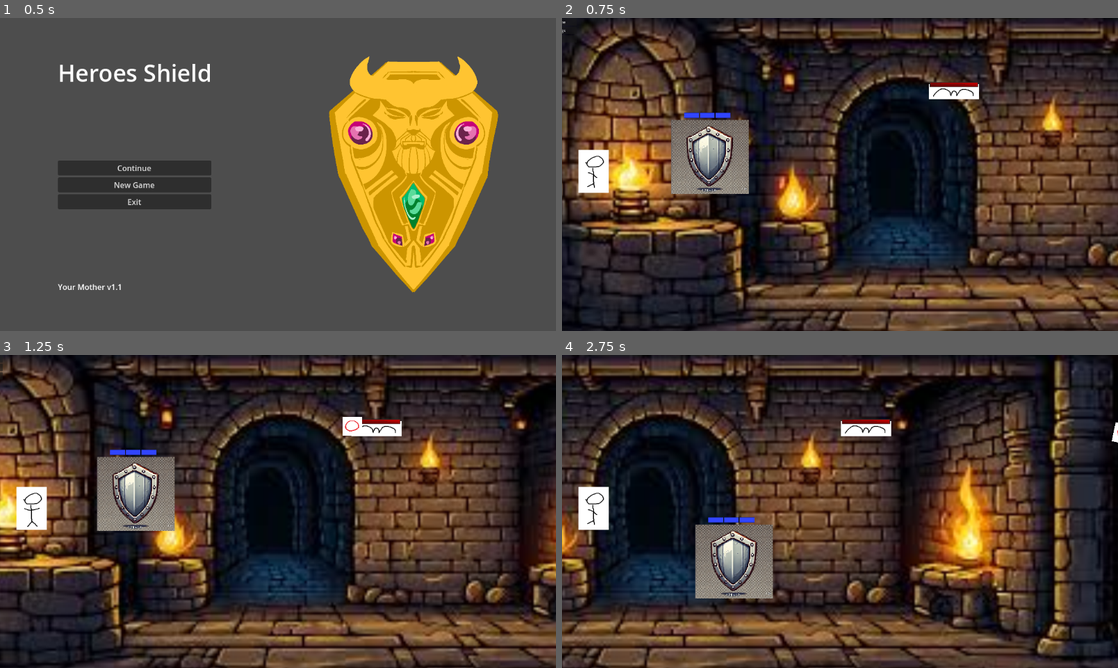
Above: before the commit, frames 1-4 (two rows, left to right).
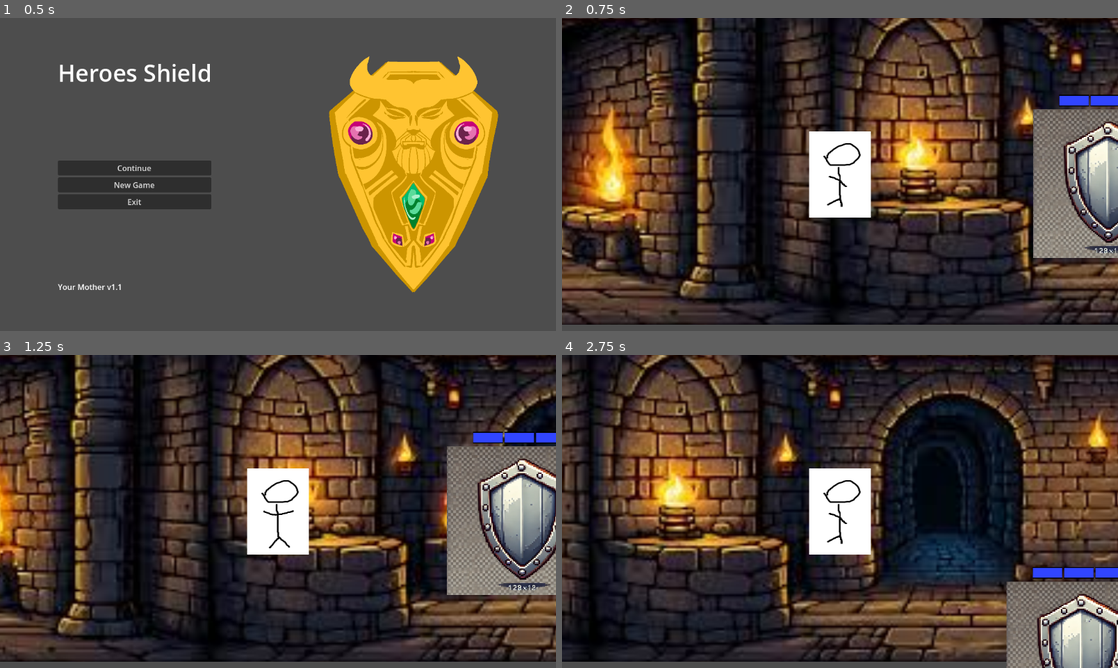
Above: after the commit, the same moments.

Repository: Cookie-Tin-Studios/Heroes-Shield
Game: Godot game, scene res://scenes/menu/main_menu.tscn
Same seed, same stepped clock (60 frames per second), same inputs: the game is played once before the commit and once after it.
Inputs (mouse positions are in pixels of both pictures, inside the frame that each line leads up to):
- Up to frame 1 (0.5 s): no input
- Up to frame 2 (0.75 s): click "New Game" at 0.5 s
- Up to frame 3 (1.25 s): no input
- Up to frame 4 (2.75 s): move the mouse to (962, 495) at 1.27 s; hold Right (ui_right) 1.28-2.03 s; click (962, 495) at 1.35 s; move the mouse to (728, 527) at 2.02 s; hold Down (ui_down) from 2.03 s (still down); click (728, 527) at 2.1 s

Frame 1 is identical in both runs. In frame 2, 79% of the frame differs, in the area x 0-100%, y 0-100%; in frame 3, 80%; in frame 4, 82%.

Commit message:
flesh out pause implementation

Diff:
--- a/scenes/main.tscn
+++ b/scenes/main.tscn
@@ -1,10 +1,9 @@
 [gd_scene load_steps=6 format=3 uid="uid://i70ovs7ns5pg"]
 
-[ext_resource type="PackedScene" uid="uid://dceq5uql5ktf4" path="res://scenes/menu/pause_menu.tscn" id="1_5op0d"]
+[ext_resource type="PackedScene" path="res://scenes/menu/pause_menu.tscn" id="1_5op0d"]
 [ext_resource type="PackedScene" uid="uid://dk41cisdtdonq" path="res://scenes/idiot_hero.tscn" id="2_jn0l8"]
 [ext_resource type="PackedScene" uid="uid://bumwv0mx5w6aq" path="res://scenes/shield.tscn" id="2_w3671"]
 [ext_resource type="PackedScene" uid="uid://cn3lii7exa78k" path="res://scenes/background.tscn" id="3_3s816"]
-[ext_resource type="PackedScene" uid="uid://cagf0iwwh4c62" path="res://scenes/mob_bat.tscn" id="4_q6ttw"]
 
 [sub_resource type="GDScript" id="GDScript_81rl6"]
 script/source = "extends Node2D
@@ -23,28 +22,26 @@
 [node name="Node2D" type="Node2D"]
 script = SubResource("GDScript_81rl6")
 
-[node name="pause_menu" parent="." instance=ExtResource("1_5op0d")]
+[node name="pause_canvas" type="CanvasLayer" parent="."]
+
+[node name="pause_menu" parent="pause_canvas" instance=ExtResource("1_5op0d")]
+visible = false
+size_flags_horizontal = 3
+size_flags_vertical = 3
+
+[node name="Camera2D" type="Camera2D" parent="."]
+position = Vector2(337, 344)
 
 [node name="Idiot_hero" parent="." instance=ExtResource("2_jn0l8")]
 z_as_relative = false
-position = Vector2(130, 639)
+position = Vector2(337, 344)
 
-[node name="Camera2D" type="Camera2D" parent="Idiot_hero"]
-position = Vector2(1021, 12)
-scale = Vector2(1, 8.72)
-zoom = Vector2(0.5, 0.5)
-
-[node name="Background" parent="Idiot_hero/Camera2D" instance=ExtResource("3_3s816")]
-scale = Vector2(10, 10)
-transform = Transform2D(10, 0, 0, 10, 0, 0)
+[node name="CameraRemoteTransform" type="RemoteTransform2D" parent="Idiot_hero"]
+remote_path = NodePath("../../Camera2D")
 
 [node name="Shield" parent="." instance=ExtResource("2_w3671")]
-position = Vector2(629, 578)
+position = Vector2(1031, 363)
 
-[node name="Mob_bat" parent="." instance=ExtResource("4_q6ttw")]
-position = Vector2(1640, 270)
-shooting_speed = null
-health_bar_offset = null
-health_bar_follow_collision = null
-max_health = null
-movement_speed = null
+[node name="Background" parent="." instance=ExtResource("3_3s816")]
+scale = Vector2(5, 5)
+transform = Transform2D(5, 0, 0, 5, 0, 0)
--- a/scenes/menu/pause_menu.tscn
+++ b/scenes/menu/pause_menu.tscn
@@ -78,3 +78,5 @@
 size_flags_horizontal = 3
 
 [connection signal="pressed" from="HBoxContainer/VBoxContainer/HBoxContainer/VBoxContainer/resume" to="." method="_on_resume_pressed"]
+[connection signal="pressed" from="HBoxContainer/VBoxContainer/HBoxContainer/VBoxContainer/settings" to="." method="_on_settings_pressed"]
+[connection signal="pressed" from="HBoxContainer/VBoxContainer/HBoxContainer/VBoxContainer/exit" to="." method="_on_exit_pressed"]
--- a/scripts/menu/pause_menu.gd
+++ b/scripts/menu/pause_menu.gd
@@ -12,7 +12,10 @@
 
 func _input(_event):
 	if Input.is_action_pressed("Pause"):
-		pause_game()
+		if not get_tree().paused:
+			pause_game()
+		else:
+			resume_game()
 
 func _on_resume_pressed() -> void:
 	resume_game()
